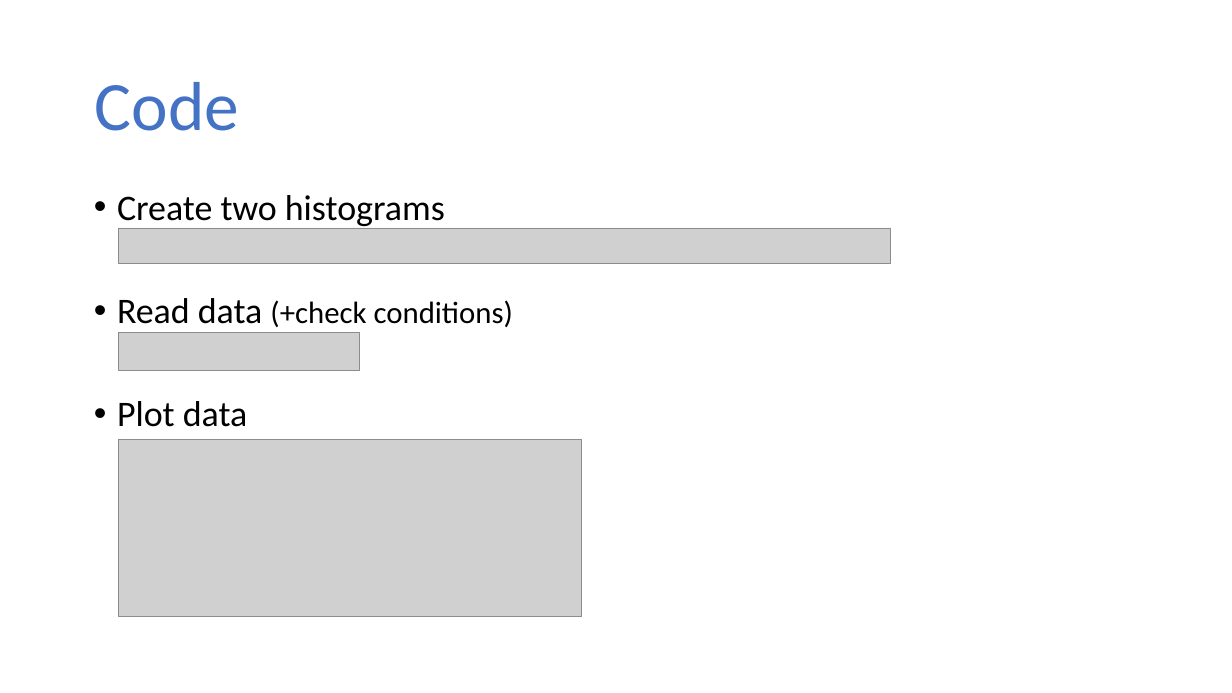
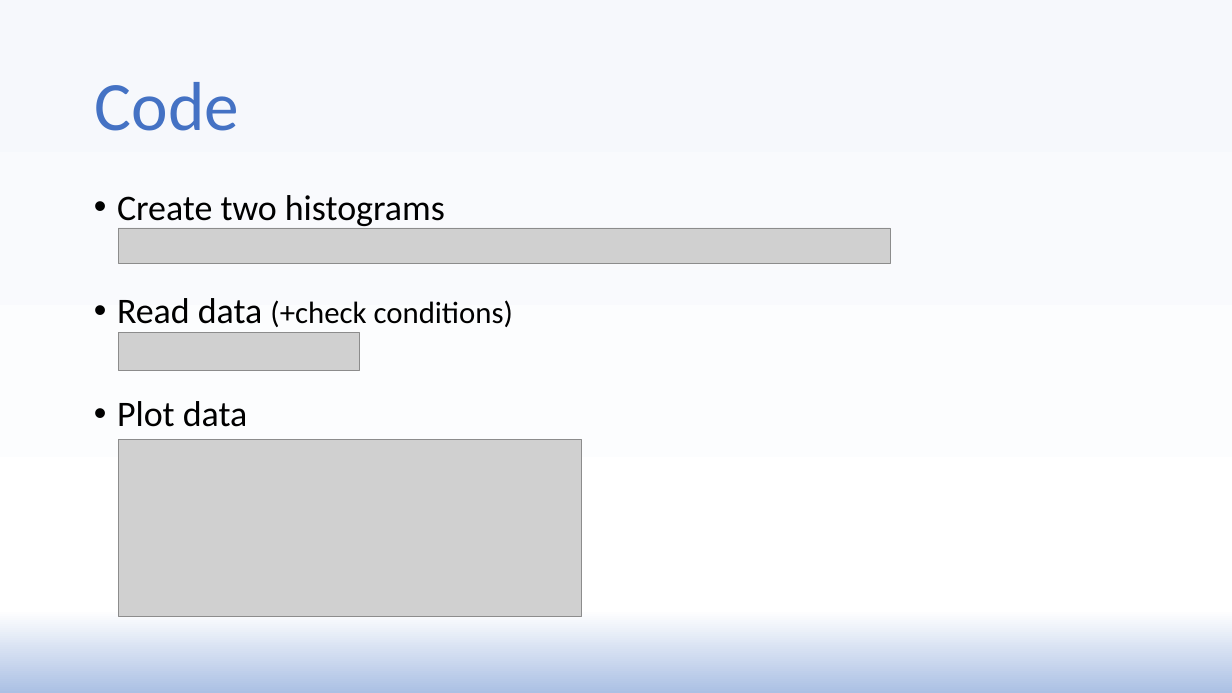
Before and after one commit to gilettejr/GroupC, a slide deck: slide 24 of Presentation/MainPresentation.pptx. Drawn at 1232x693 pixels with LibreOffice and Linux fonts; fonts in the diff are those of the drawing; grey boxes stand for pictures. Boxes give left, top, right and bottom in pixels: in the first picture for what was removed or moved away, otherwise in the second. Text is boxed around its words. In the diff, an @@ line names an element or a change of style, - is before the commit and + after.

```diff
--- a/Presentation/MainPresentation.pptx
+++ b/Presentation/MainPresentation.pptx
@@ background #FFFFFF to gradient #F6F8FC to #FFFFFF to #ABC0E4 to #7899D5 @@
```
Also in this commit, not shown: 4 other slides changed, 1 slide added.
